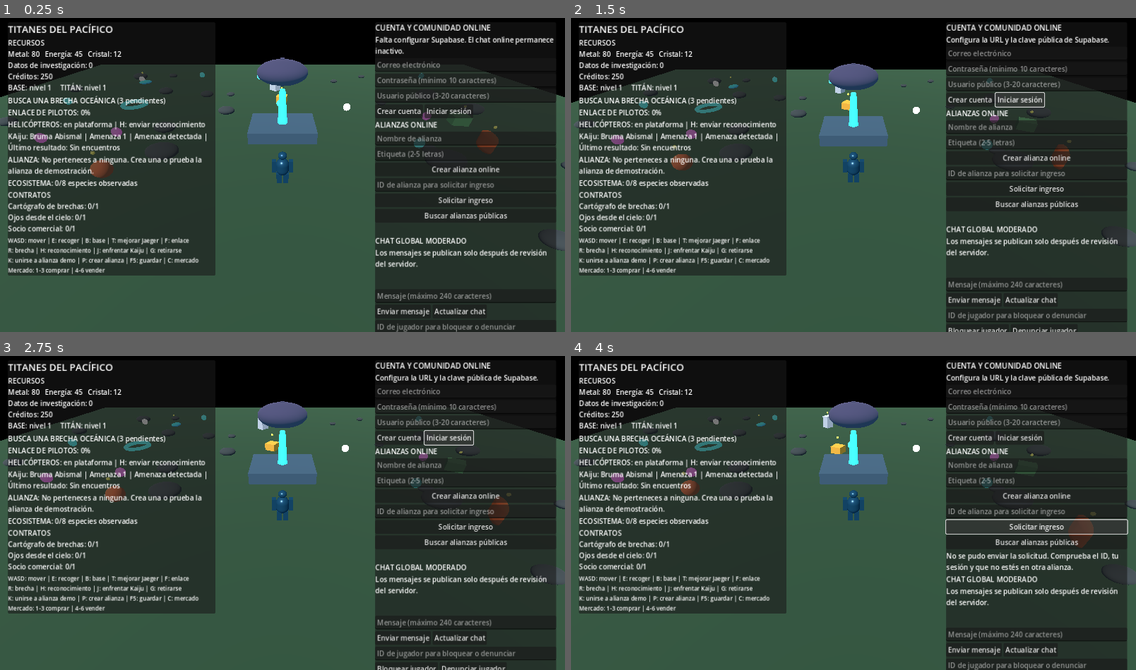
Above: before the commit, frames 1-4 (two rows, left to right).
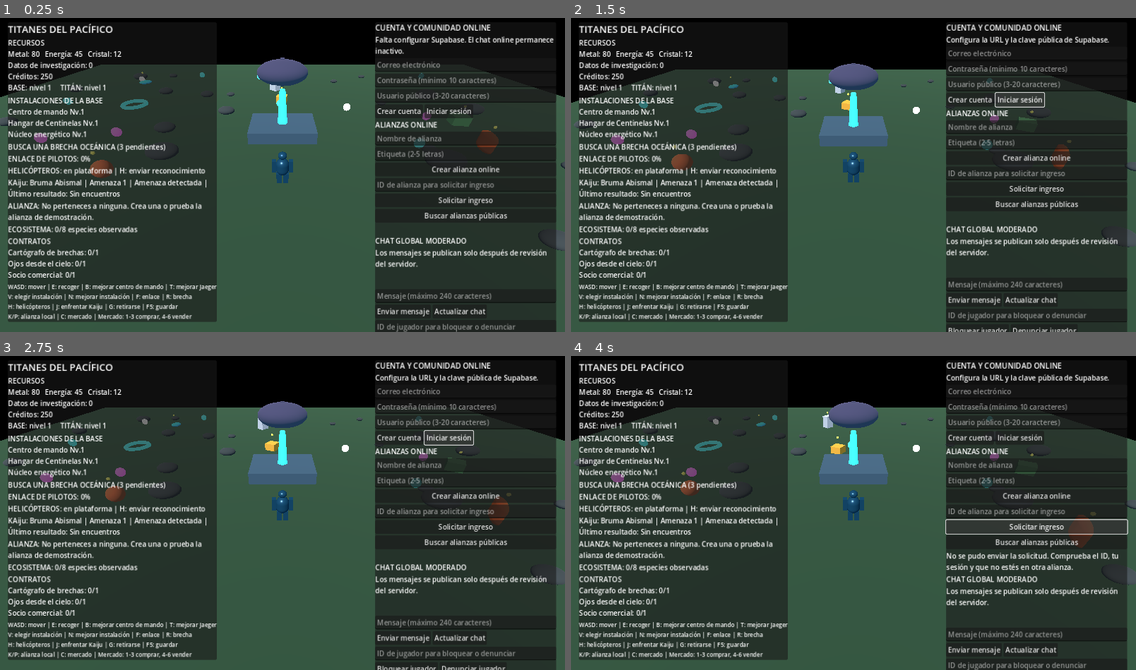
Above: after the commit, the same moments.

Repository: edwjacpinros2012-dev/Titanes-del-Pac-fico-
Game: Godot game, scene res://scenes/main.tscn
Two runs of this game, one before a commit and one after it. Both use one fixed random seed, a clock stepped at 60 frames per second and the inputs below.
Inputs:
- Up to frame 1 (0.25 s): no input
- Up to frame 2 (1.5 s): click "Iniciar sesión" at 0.5 s; click "Iniciar sesión" at 1.25 s
- Up to frame 3 (2.75 s): click "Iniciar sesión" at 2 s
- Up to frame 4 (4 s): click "Crear cuenta" at 2.75 s; click "Solicitar ingreso" at 3.5 s

The runs differ from the first frame. In frame 1, 11% of the frame differs, in the area x 1-39%, y 14-97%; in frame 2, 11%; in frame 3, 11%; in frame 4, 11%.

Commit message:
Integrate base development into gameplay and local saves

Diff:
--- a/scripts/main.gd
+++ b/scripts/main.gd
@@ -18,6 +18,8 @@
 var kaiju_war: KaijuWarManager
 var campaign: CampaignManager
 var alliance_manager: AllianceManager
+var base_development: BaseDevelopmentManager
+var base_label: Label
 var kaiju_label: Label
 var alliance_label: Label
 var community_client: CommunityClient
@@ -79,6 +81,11 @@
 		kaiju_label.text = kaiju_war.get_status_text()
 	if alliance_label and alliance_manager:
 		alliance_label.text = alliance_manager.get_summary()
+	if base_development:
+		if base_development.advance_production(delta, resources) > 0:
+			_update_hud()
+	if base_label and base_development:
+		base_label.text = base_development.get_status_text()
 
 func _physics_process(_delta: float) -> void:
 	# El movimiento ahora pertenece al controlador del Titán Alfa.
@@ -89,6 +96,11 @@
 		_try_collect_nearby(true)
 	if event.is_action_pressed("upgrade_base"):
 		_upgrade_base()
+	if event.is_action_pressed("base_select_next") and base_development:
+		base_development.select_next_facility(base_level)
+		_show_status(base_development.get_selected_facility_text(resources, base_level))
+	if event.is_action_pressed("base_upgrade_selected"):
+		_upgrade_selected_facility()
 	if event.is_action_pressed("evolve_titan"):
 		_evolve_titan()
 	if event.is_action_pressed("market_toggle"):
@@ -132,6 +144,8 @@
 	_add_key("move_right", KEY_RIGHT)
 	_add_key("collect", KEY_E)
 	_add_key("upgrade_base", KEY_B)
+	_add_key("base_select_next", KEY_V)
+	_add_key("base_upgrade_selected", KEY_N)
 	_add_key("evolve_titan", KEY_T)
 	_add_key("sync_pilots", KEY_F)
 	_add_key("stabilize_rift", KEY_R)
@@ -260,6 +274,10 @@
 	add_child(alliance_manager)
 	alliance_manager.alliance_changed.connect(_on_alliance_changed)
 	alliance_manager.message_added.connect(_on_alliance_message)
+
+	base_development = BaseDevelopmentManager.new()
+	base_development.name = "BaseDevelopmentManager"
+	add_child(base_development)
 
 	community_client = CommunityClient.new()
 	community_client.name = "CommunityClient"
@@ -414,15 +432,24 @@
 		_show_status("Acércate a un recurso brillante para recogerlo")
 
 func _upgrade_base() -> void:
-	var cost_metal := base_level * 8
-	var cost_energy := base_level * 4
-	if resources["metal"] >= cost_metal and resources["energia"] >= cost_energy:
-		resources["metal"] -= cost_metal
-		resources["energia"] -= cost_energy
-		base_level += 1
-		_show_status("¡Base mejorada al nivel " + str(base_level) + "!")
-	else:
-		_show_status("Faltan recursos: " + str(cost_metal) + " metal y " + str(cost_energy) + " energía")
+	if base_development and base_development.upgrade_facility("command_hub", resources, base_level):
+		base_level = base_development.get_facility_level("command_hub")
+		_show_status("Centro de mando mejorado. Base nivel %d." % base_level)
+	else:
+		_show_status(base_development.get_selected_facility_text(resources, base_level) if base_development else "Sistema de base no disponible.")
+	_update_hud()
+
+func _upgrade_selected_facility() -> void:
+	if base_development == null:
+		return
+	var facility_id := base_development.get_selected_facility_id()
+	if facility_id == "command_hub":
+		_upgrade_base()
+		return
+	if base_development.upgrade_facility(facility_id, resources, base_level):
+		_show_status("Instalación mejorada: " + base_development.get_facility_name(facility_id))
+	else:
+		_show_status(base_development.get_selected_facility_text(resources, base_level))
 	_update_hud()
 
 func _evolve_titan() -> void:
@@ -454,6 +481,9 @@
 	hud = Label.new()
 	hud.autowrap_mode = TextServer.AUTOWRAP_WORD_SMART
 	column.add_child(hud)
+	base_label = Label.new()
+	base_label.autowrap_mode = TextServer.AUTOWRAP_WORD_SMART
+	column.add_child(base_label)
 	objective_label = Label.new()
 	objective_label.autowrap_mode = TextServer.AUTOWRAP_WORD_SMART
 	column.add_child(objective_label)
@@ -477,7 +507,7 @@
 	market_label.visible = false
 	column.add_child(market_label)
 	var help := Label.new()
-	help.text = "WASD: mover | E: recoger | B: base | T: mejorar Jaeger | F: enlace\nR: brecha | H: reconocimiento | J: enfrentar Kaiju | G: retirarse\nK: unirse a alianza demo | P: crear alianza | F5: guardar | C: mercado\nMercado: 1-3 comprar | 4-6 vender"
+	help.text = "WASD: mover | E: recoger | B: mejorar centro de mando | T: mejorar Jaeger\nV: elegir instalación | N: mejorar instalación | F: enlace | R: brecha\nH: helicópteros | J: enfrentar Kaiju | G: retirarse | F5: guardar\nK/P: alianza local | C: mercado | Mercado: 1-3 comprar, 4-6 vender"
 	help.add_theme_font_size_override("font_size", 13)
 	column.add_child(help)
 	status_label = Label.new()
@@ -555,6 +585,7 @@
 		"credits": trade_manager.credits if trade_manager else 250,
 		"research_data": research_data,
 		"base_level": base_level,
+		"base_development": base_development.export_state() if base_development else {},
 		"titan_level": titan_level,
 		"campaign_level": campaign.player_level if campaign else 1,
 		"jaeger_generation": campaign.jaeger_generation if campaign else 1,
@@ -571,6 +602,13 @@
 		return
 	resources = snapshot.get("resources", resources)
 	base_level = int(snapshot.get("base_level", base_level))
+	if base_development:
+		var saved_base: Variant = snapshot.get("base_development", {})
+		if typeof(saved_base) == TYPE_DICTIONARY and not saved_base.is_empty():
+			base_development.import_state(saved_base)
+		else:
+			base_development.set_legacy_base_level(base_level)
+		base_level = base_development.get_facility_level("command_hub")
 	titan_level = int(snapshot.get("titan_level", titan_level))
 	research_data = int(snapshot.get("research_data", research_data))
 	if trade_manager:
